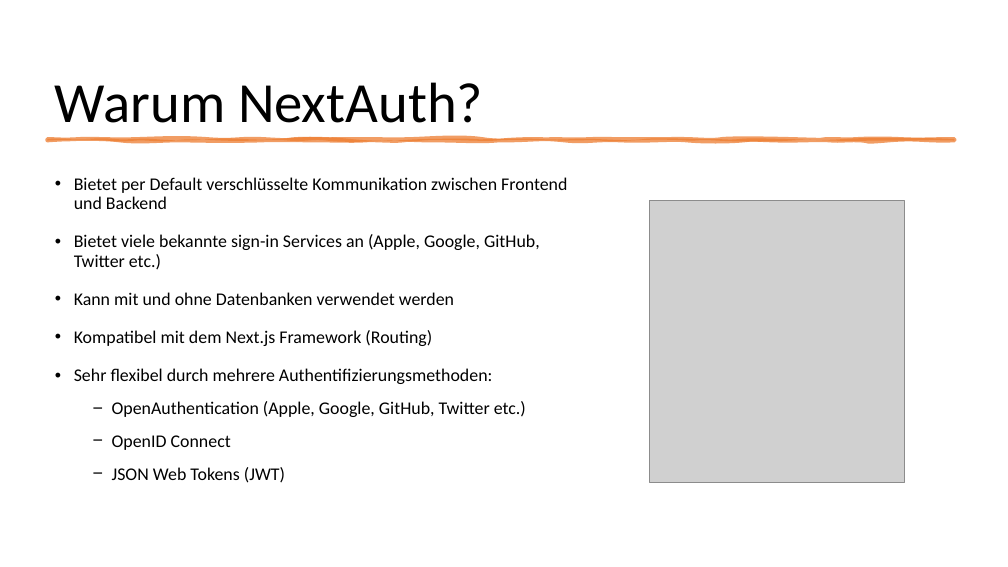
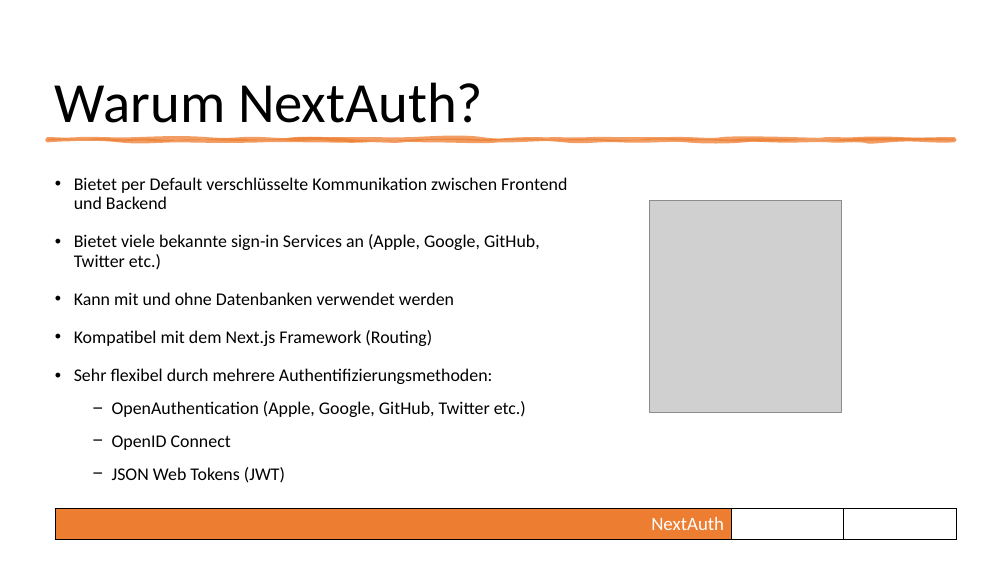
Before and after one commit to RocordJavaScript2023/realtime, a slide deck: slide 9 of presentation/realtime.pptx. Drawn at 1008x567 pixels with LibreOffice and Linux fonts; fonts in the diff are those of the drawing; grey boxes stand for pictures. Boxes give left, top, right and bottom in pixels: in the first picture for what was removed or moved away, otherwise in the second. Text is boxed around its words. In the diff, an @@ line names an element or a change of style, - is before the commit and + after.

```diff
--- a/presentation/realtime.pptx
+++ b/presentation/realtime.pptx
@@ picture: place and size @@
-picture at (650, 201, 904, 482)
+picture at (650, 201, 842, 414)
@@ table added at (55, 508, 953, 539), 1 rows, 8 columns @@
+ |  |  |  |  | NextAuth |  | 
```
Also in this commit, not shown: 16 other slides changed.
